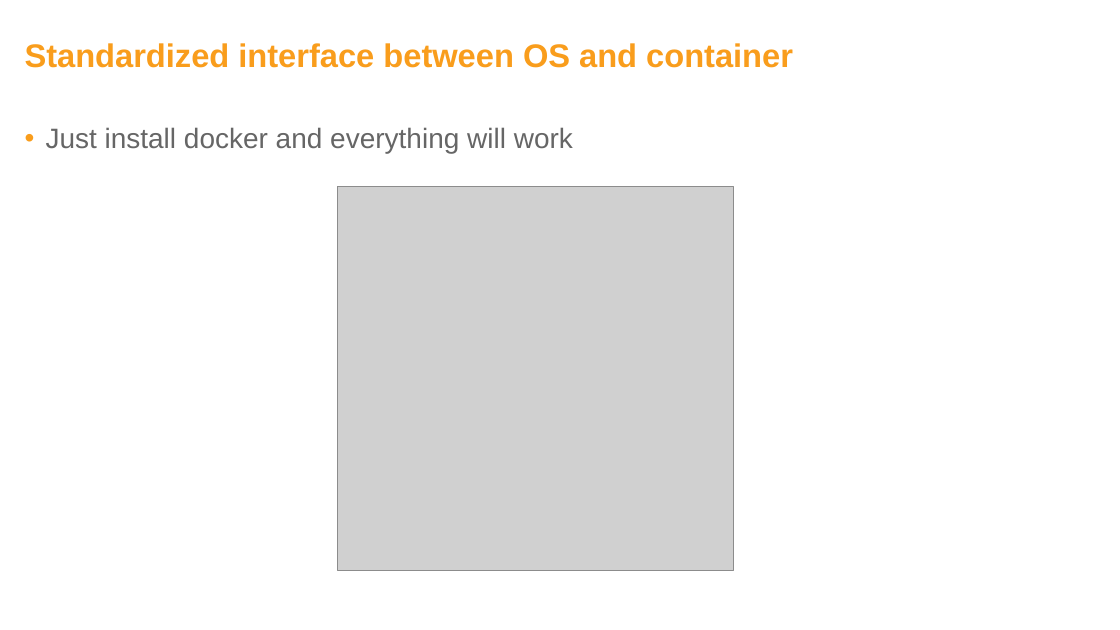
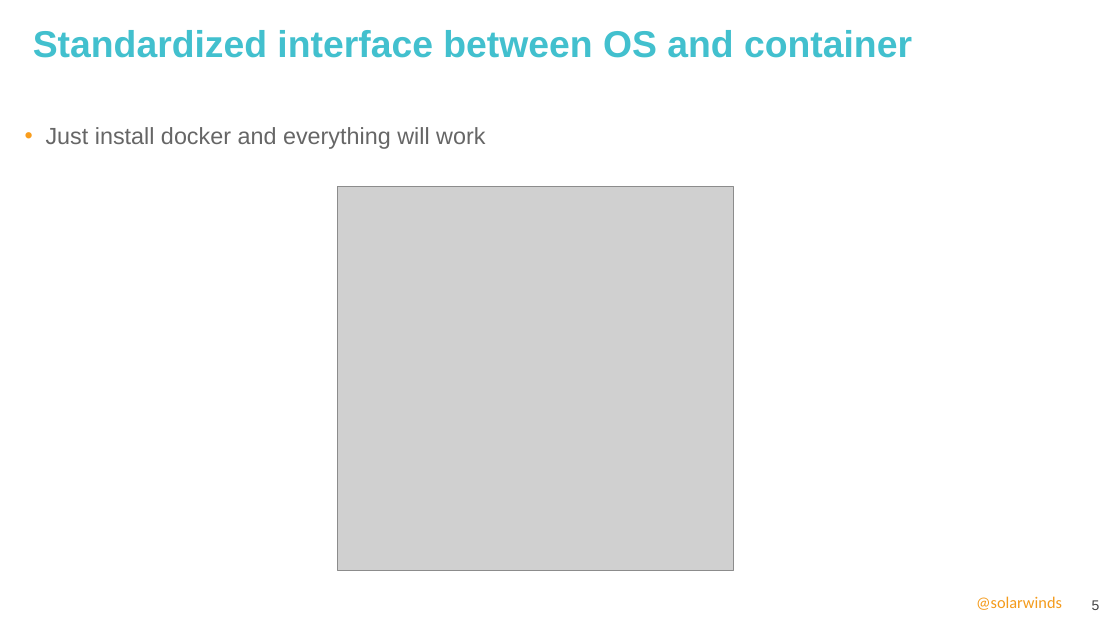
Before and after one commit to ivoklimsa/DockerVSB, a slide deck: slide 5 of ppt/DockerWorkshopVSB.pptx. Drawn at 1120x630 pixels with LibreOffice and Linux fonts; fonts in the diff are those of the drawing; grey boxes stand for pictures; background and template pictures are left out. Boxes give left, top, right and bottom in pixels: in the first picture for what was removed or moved away, otherwise in the second. Text is boxed around its words. In the diff, an @@ line names an element or a change of style, - is before the commit and + after.

Commit message:
Lab-2 Layers fix using different image ppt new template agenda tweak Dockerfile for example +gitignore

```diff
--- a/ppt/DockerWorkshopVSB.pptx
+++ b/ppt/DockerWorkshopVSB.pptx
@@ title "Standardized interface between OS and ...": place and size @@
-title "Standardized interface between OS and ..." at [25,43,793,68]
+title "Standardized interface between OS and ..." at [33,30,912,58]
@@ title "Standardized interface between OS and ..." at [33,30,912,58]: size 28 to 32 pt, text colour #F99D1C to #42C0CE @@
@@ text "Just install docker and everything ..." at [46,127,485,149]: size 24 to 20 pt; more space between paragraphs @@
@@ text added at [976,596,1062,610], 14 pt, text #F49B1C @@
+@solarwinds
@@ page number added at [1092,600,1100,610], 12 pt, text #434344 @@
+5
```
Also in this commit, not shown: 14 other slides changed, 1 slide added, 5 other files.
